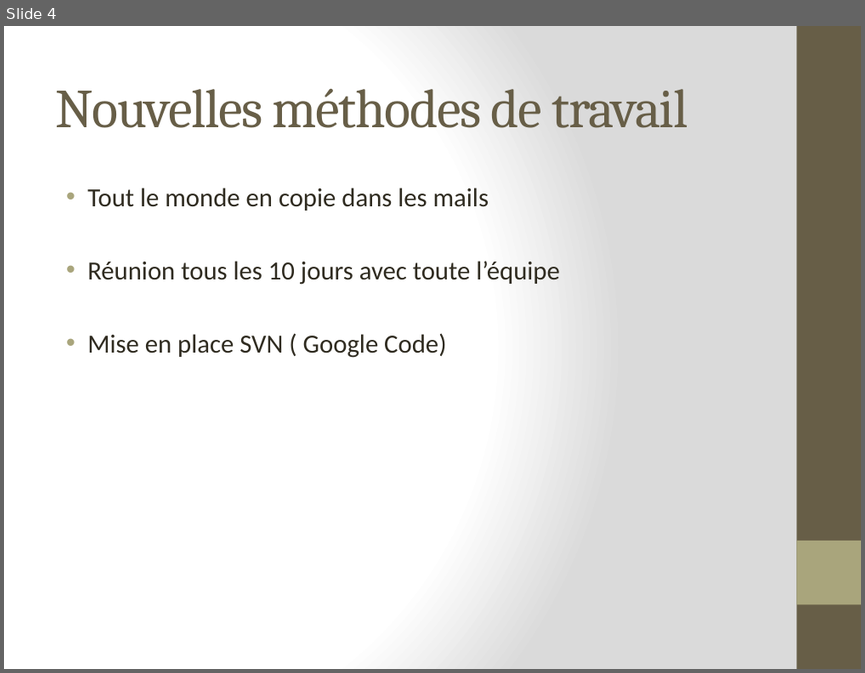
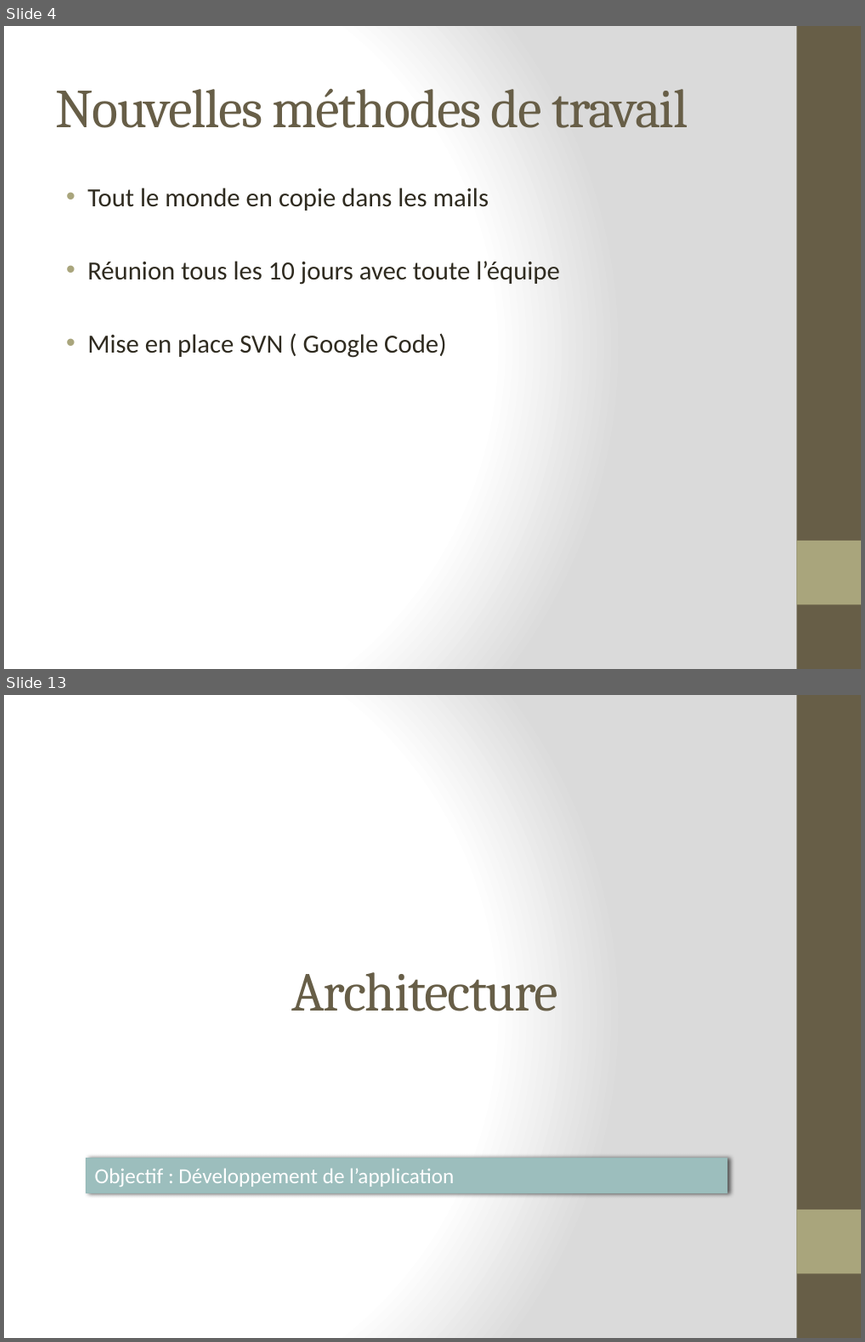
Before and after one commit to lobtec/dartiesgroupe2, a slide deck: PROJET/Presentation/PRE_15-12-10_V1.pptx. Shown one above the other, each under a label of ours: slide 4 before the commit, slides 4 and 13 after it; the slides between them are not shown. The pictures are 865x673 and 865x1342 pixels, drawn with LibreOffice and Linux fonts; fonts in the diff are those of the drawing. Boxes give left, top, right and bottom in pixels: in the first picture for what was removed or moved away, otherwise in the second. Text is boxed around its words. In the diff, an @@ line names an element or a change of style, - is before the commit and + after.

```diff
--- a/PROJET/Presentation/PRE_15-12-10_V1.pptx
+++ b/PROJET/Presentation/PRE_15-12-10_V1.pptx
@@ slide 13 added at bbox=[4, 695, 861, 1338], background gradient #FFFFFF to #DADADA; not listed: 2 template elements that a slide beside it also shows @@
@@ title added at bbox=[292, 972, 558, 1011], 46 pt, text #675E47 @@
+Architecture
@@ rectangle added at bbox=[86, 1157, 727, 1192], fill #9CBEBD, outline #98BBBA 1 pt, 18 pt, text #FFFFFF @@
+Objectif : Développement de l’application
```
Also in this commit, not shown: 1 slide changed, 6 other slides added, 4 slides removed, 1 other file.
